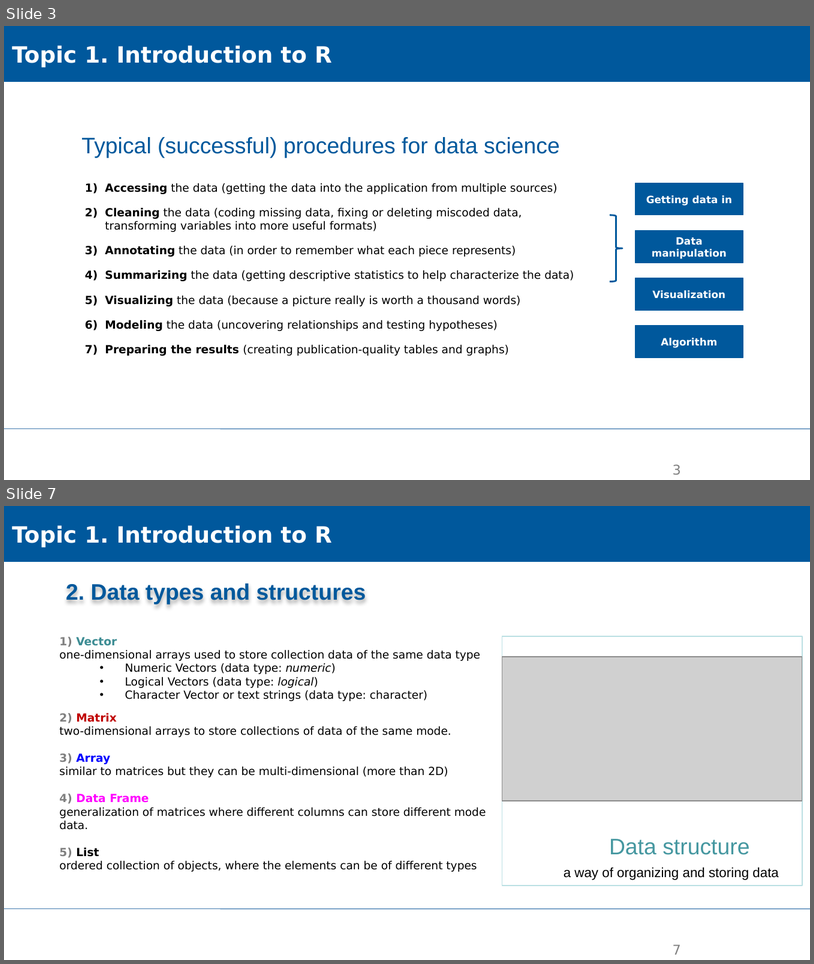
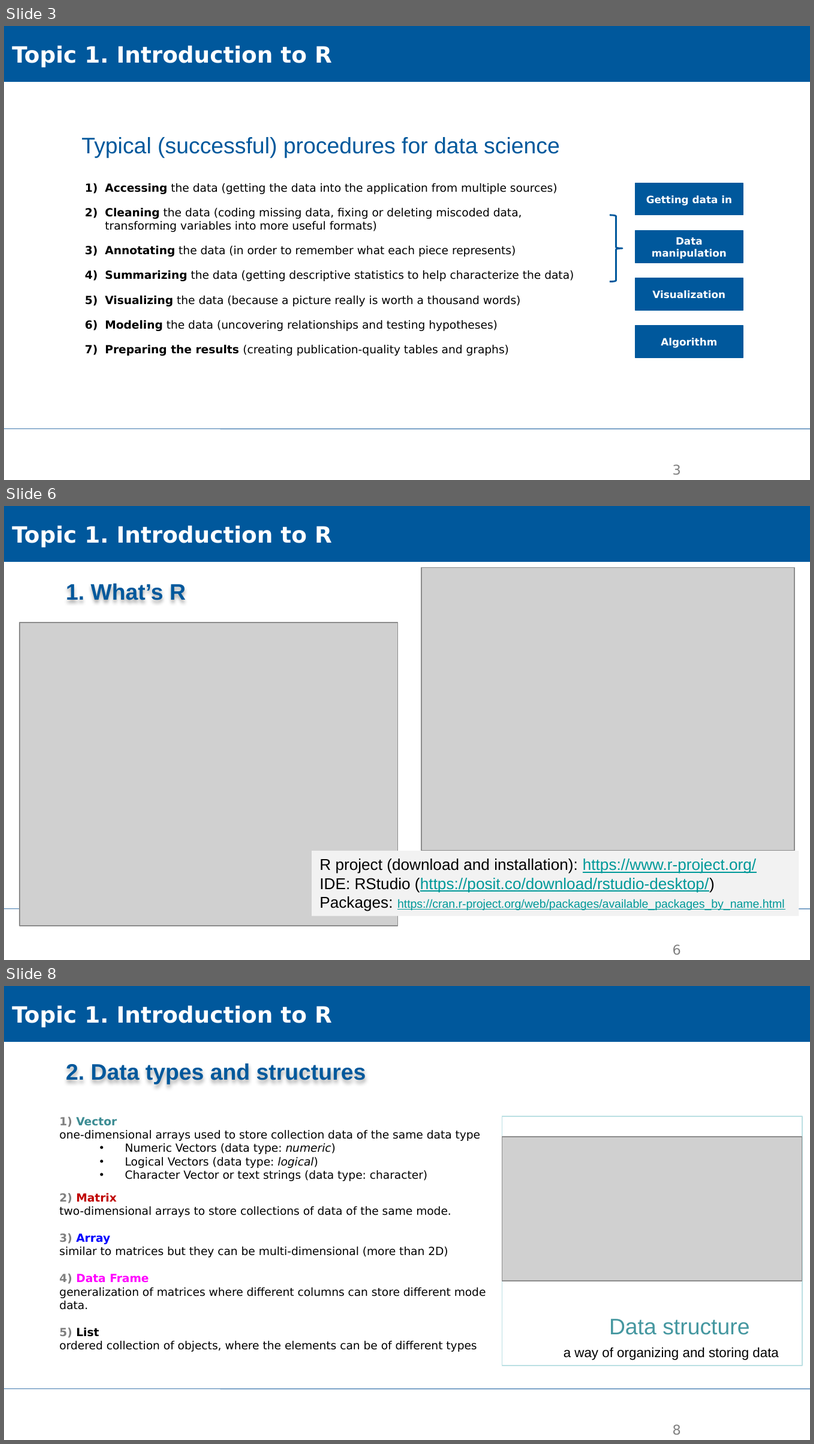
Before and after one commit to XiaoxiangGuanGFZ/FloodRiskSeminar, a slide deck: slides/FRS_exercise_R.pptx. Shown one above the other, each under a label of ours: slides 3 and 7 before the commit, slides 3, 6 and 8 after it; the slides between them are not shown. The pictures are 814x964 and 814x1444 pixels, drawn with LibreOffice and Linux fonts; fonts in the diff are those of the drawing; grey boxes stand for pictures; background and template pictures are left out. Boxes give left, top, right and bottom in pixels: in the first picture for what was removed or moved away, otherwise in the second. Text is boxed around its words. In the diff, an @@ line names an element or a change of style, - is before the commit and + after.

```diff
--- a/slides/FRS_exercise_R.pptx
+++ b/slides/FRS_exercise_R.pptx
@@ slide 6 added at (4,506,810,960), background #FFFFFF; not listed: 1 template element that a slide beside it also shows @@
@@ rectangle added at (4,506,810,562), fill #00589C, outline #00589C 0.75 pt, 20 pt, text #FFFFFF, bold @@
+Topic 1. Introduction to R
@@ picture added at (422,568,795,851) @@
@@ text added at (66,582,186,604), 20 pt, text #00589C, bold @@
+1. What’s R
@@ picture added at (20,622,398,925) @@
@@ rectangle added at (312,850,799,916), fill #F2F2F2, 14 pt, text #009999, underline @@
+R project (download and installation): https://www.r-project.org/
+IDE: RStudio (https://posit.co/download/rstudio-desktop/)
+Packages: https://cran.r-project.org/web/packages/available_packages_by_name.html
@@ page number added at (673,944,681,954), 12 pt, text #808080 @@
+6
@@ what was slide 7 is now slide 8 @@
@@ page number at (673,1424,681,1434): text changed @@
-7
+8
```
Also in this commit, not shown: 9 slides changed, 1 slide removed.
